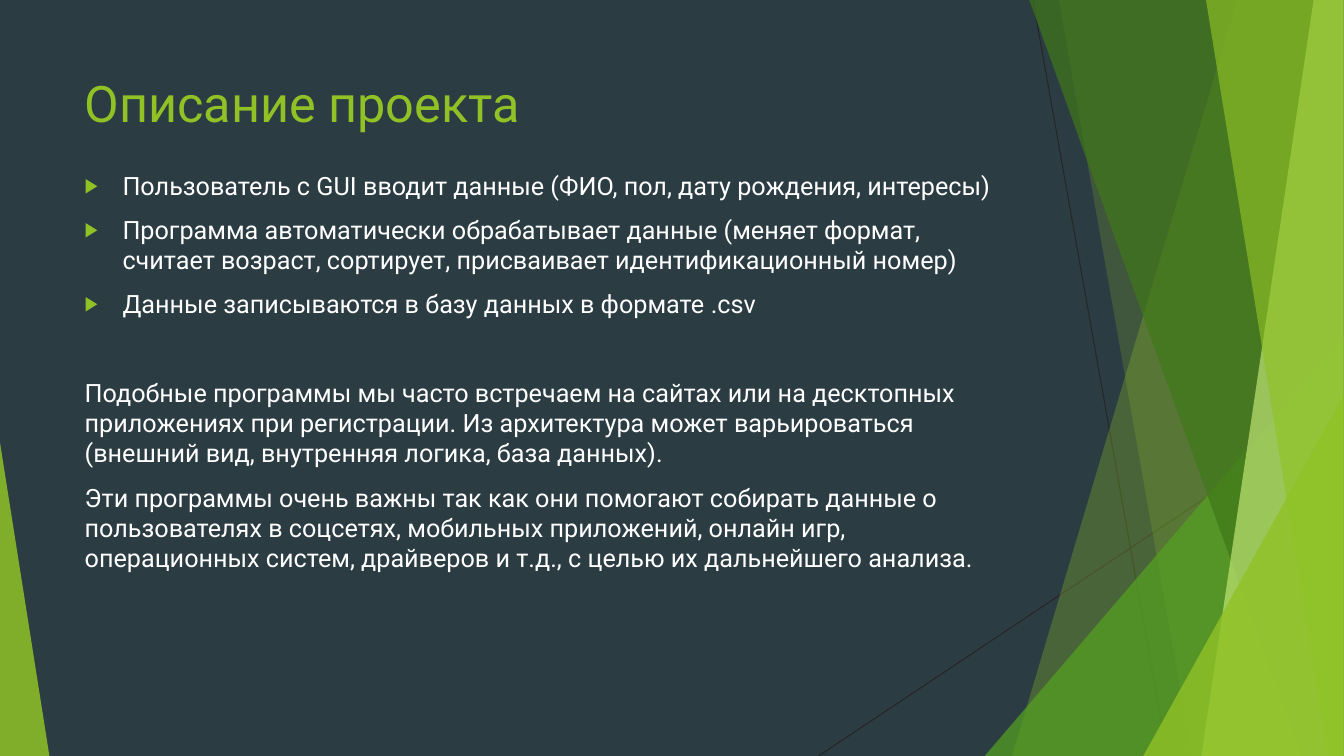
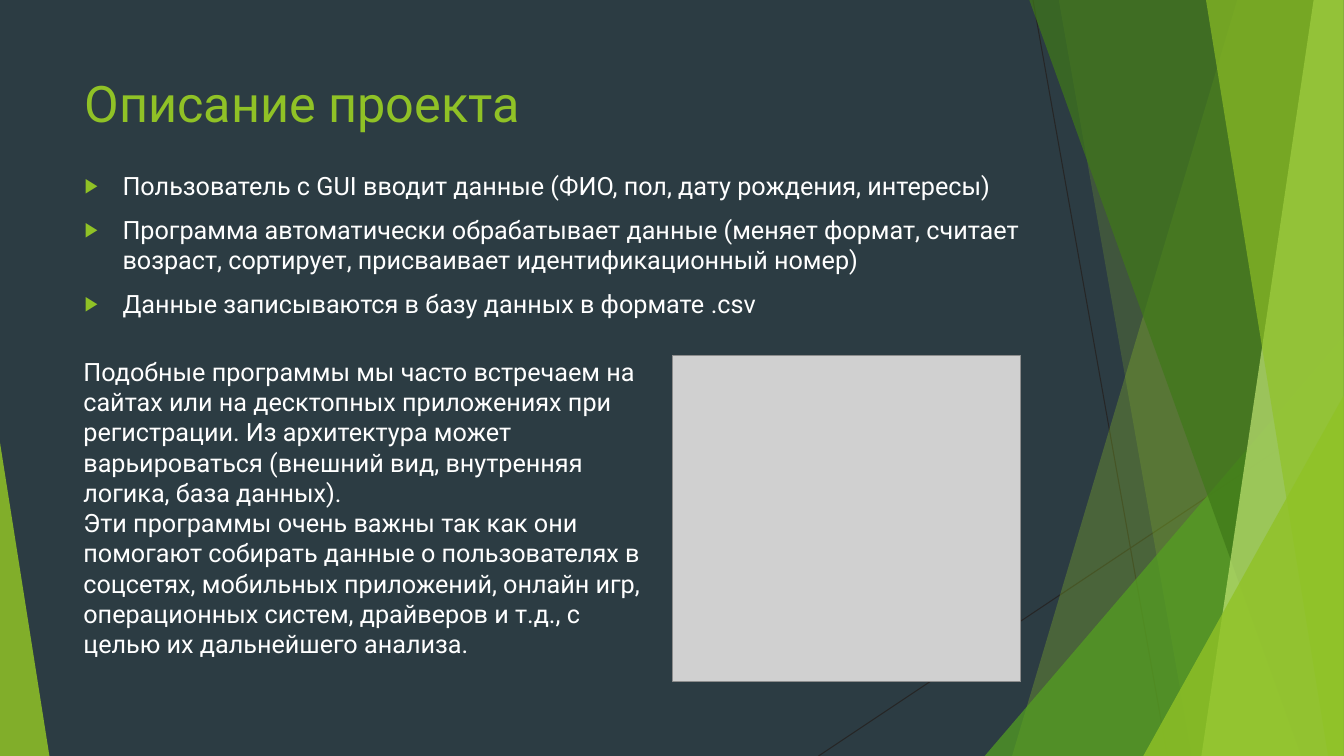
Before and after one commit to Yegor9151/for_corund, a slide deck: slide 3 of course_project_for_korund/ver 1.1/уроки/урок 6.pptx. Drawn at 1344x756 pixels with LibreOffice and Linux fonts; fonts in the diff are those of the drawing; grey boxes stand for pictures. Boxes give left, top, right and bottom in pixels: in the first picture for what was removed or moved away, otherwise in the second. Text is boxed around its words. In the diff, an @@ line names an element or a change of style, - is before the commit and + after.

```diff
--- a/course_project_for_korund/ver 1.1/уроки/урок 6.pptx
+++ b/course_project_for_korund/ver 1.1/уроки/урок 6.pptx
@@ picture added at bbox=[674, 356, 1021, 683] @@
@@ text added at bbox=[83, 362, 640, 657], 18 pt, text #FFFFFF @@
+Подобные программы мы часто встречаем на сайтах или на десктопных приложениях при регистрации. Из архитектура может варьироваться (внешний вид, внутренняя логика, база данных).
+Эти программы очень важны так как они помогают собирать данные о пользователях в соцсетях, мобильных приложений, онлайн игр, операционных систем, драйверов и т.д., с целью их дальнейшего анализа.
@@ text at bbox=[85, 383, 972, 572]: paragraphs removed @@
-Подобные программы мы часто встречаем на сайтах или на десктопных приложениях при регистрации. Из архитектура может варьироваться (внешний вид, внутренняя логика, база данных).
-Эти программы очень важны так как они помогают собирать данные о пользователях в соцсетях, мобильных приложений, онлайн игр, операционных систем, драйверов и т.д., с целью их дальнейшего анализа.
```
